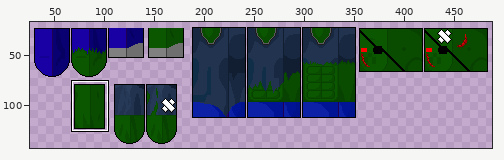
Sprite sheet -- Assets/GameContent/Assets/mvz2/spritesheets/entity/enemy/HeavyGutant.png. Above: a wide view before the commit, with the close-up outlined.
Close-up. As it was:
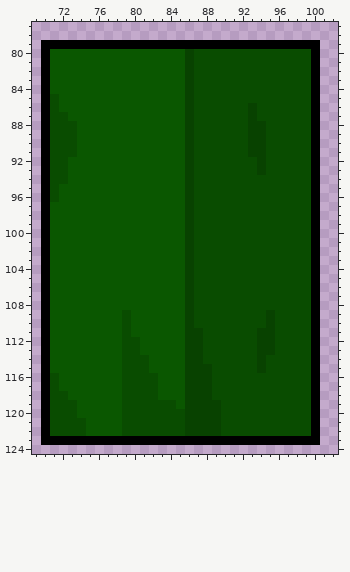
The file is 500x150 pixels. Colours within 5 levels of each other are drawn and written as one. Shown: x 69..102, y 77..124. The wide view leaves out empty margins. The commit also changed other parts of the picture, which this record leaves out.
After the commit:
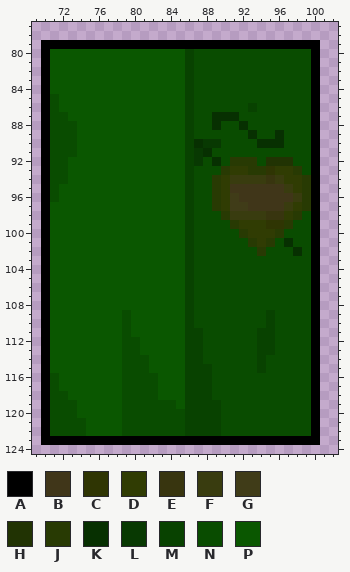
Palette (. is transparent): A #000000  B #403619  C #2f3503  D #303c03  E #38350f  F #393c0f  G #403c18  H #213303  J #283a03  K #073001  L #083902  M #084200  N #094c00  P #0a5700
Difference:
@@ x 85..101 @@
  86 PMNNNNNNMNNNNNNA.
- 87 PMNNNNNNMNNNNNNA.
- 88 PMNNNNNNMMNNNNNA.
- 89 PMNNNNNNMMNNNNNA.
- 90 PMNNNNNNMMNNNNNA.
- 91 PMNNNNNNMMNNNNNA.
- 92 PMNNNNNNNMNNNNNA.
- 93 PMNNNNNNNMNNNNNA.
- 94 PMNNNNNNNNNNNNNA.
- 95 PMNNNNNNNNNNNNNA.
- 96 PMNNNNNNNNNNNNNA.
- 97 PMNNNNNNNNNNNNNA.
- 98 PMNNNNNNNNNNNNNA.
- 99 PMNNNNNNNNNNNNNA.
-100 PMNNNNNNNNNNNNNA.
-101 PMNNNNNNNNNNNNNA.
-102 PMNNNNNNNNNNNNNA.
+ 87 PMNNKKKNNNNNNNNA.
+ 88 PMNNKNNKNNNNNNNA.
+ 89 PMNNNNNNKNNKNNNA.
+ 90 PMKLLNNNNKKKNNNA.
+ 91 PMLKNNNNNNNNNNNA.
+ 92 PMLNKNJJJNHHHNNA.
+ 93 PMNNNJDDJJCDDJNA.
+ 94 PMNNJDFFFFEFDDJA.
+ 95 PMNNJDBBBBBBFDJA.
+ 96 PMNNJDGBBBBBBFJA.
+ 97 PMNNJDGGBBBBFDJA.
+ 98 PMNNNJFFFFEEDJNA.
+ 99 PMNNNNJDDDCCJNNA.
+100 PMNNNNNJDDDJNNNA.
+101 PMNNNNNNJDJNKNNA.
+102 PMNNNNNNNJNNNKNA.
 103 PMNNNNNNNNNNNNNA.
Where, in picture pixels (left, top, right, bottom), the same in both close-ups:
changed: (194, 112, 311, 256)
